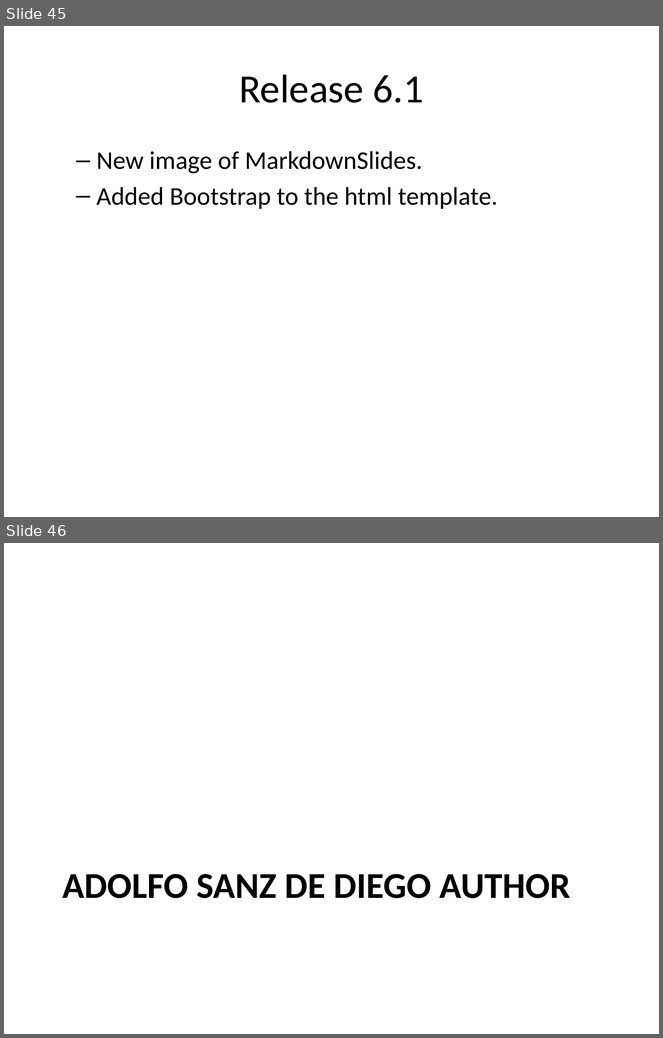
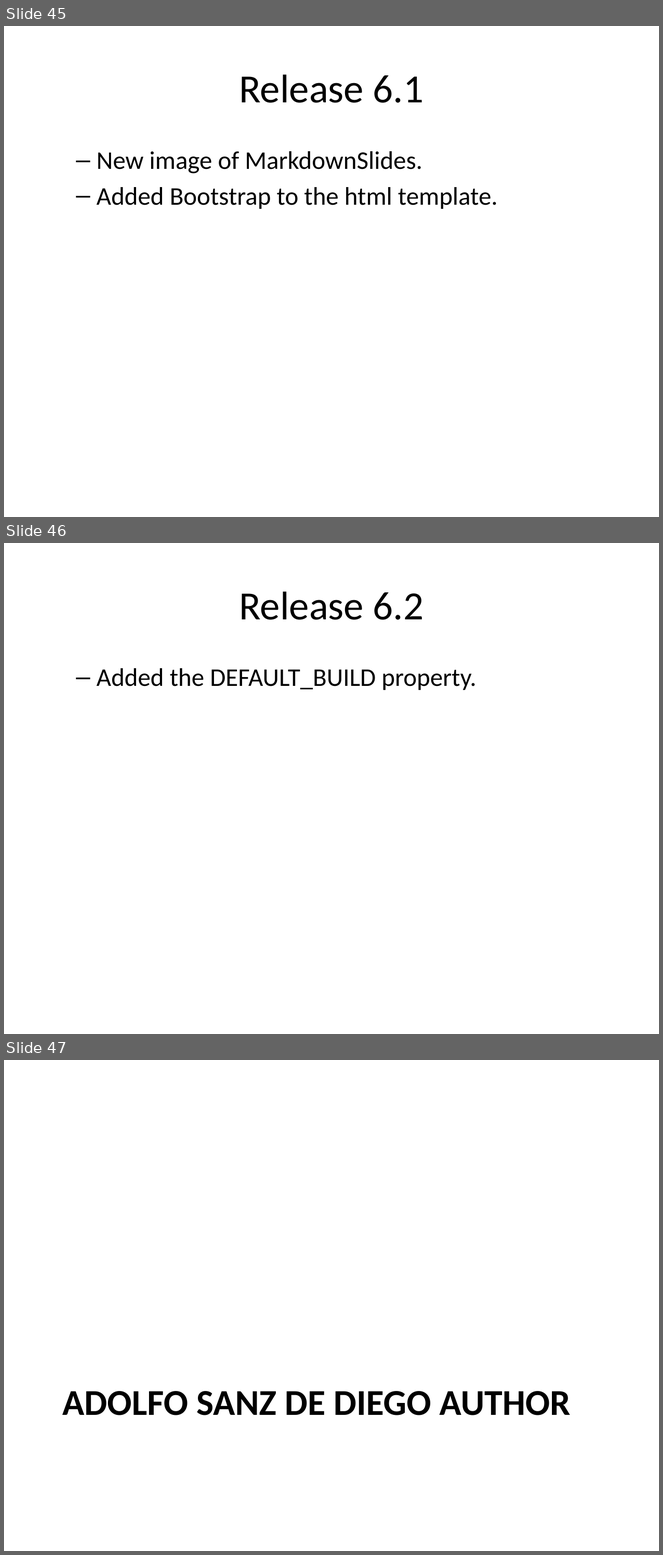
Before and after one commit to asanzdiego/markdownslides, a slide deck: doc/export/readme-slides-plus.pptx. Shown one above the other, each under a label of ours: slides 45 and 46 before the commit, slides 45, 46 and 47 after it. The pictures are 663x1038 and 663x1555 pixels, drawn with LibreOffice and Linux fonts; fonts in the diff are those of the drawing. Boxes give left, top, right and bottom in pixels: in the first picture for what was removed or moved away, otherwise in the second. Text is boxed around its words. In the diff, an @@ line names an element or a change of style, - is before the commit and + after.

Commit message:
release 6.2

```diff
--- a/doc/export/readme-slides-plus.pptx
+++ b/doc/export/readme-slides-plus.pptx
@@ slide 46 added at [4,543,659,1034], background #FFFFFF @@
@@ title added at [239,591,424,620], 44 pt, text #000000 @@
+Release 6.2
@@ text added at [97,668,477,690], 28 pt, text #000000 @@
+  – Added the DEFAULT_BUILD property.
@@ what was slide 46 is now slide 47 @@
```
Also in this commit, not shown: 2 slides changed, 31 other files.
